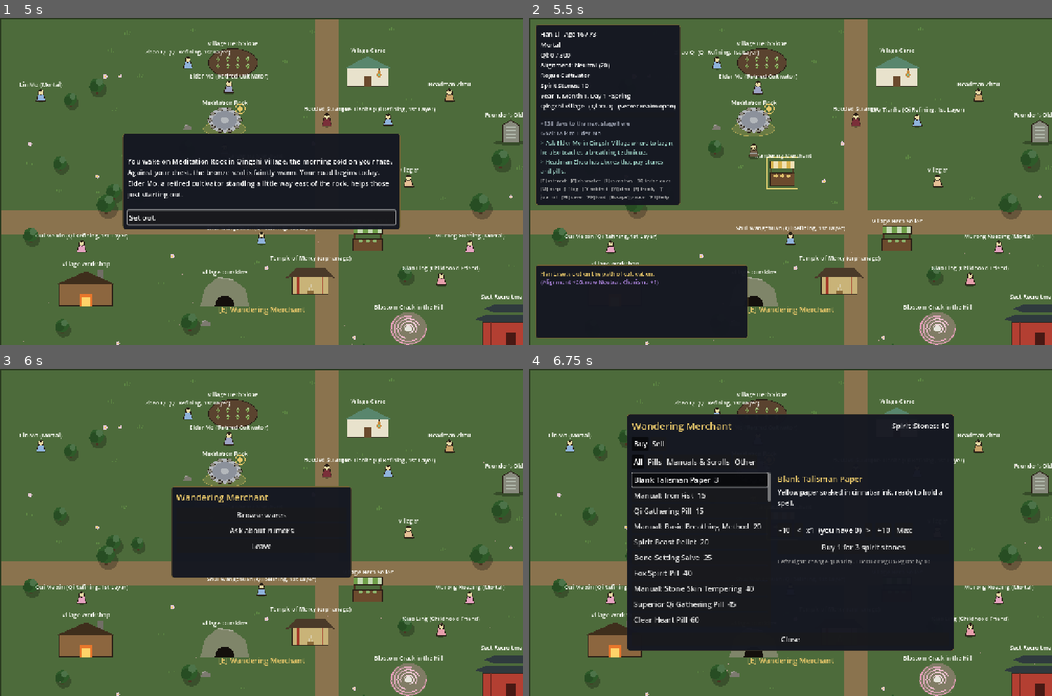
Above: before the commit, frames 1-4 (two rows, left to right).
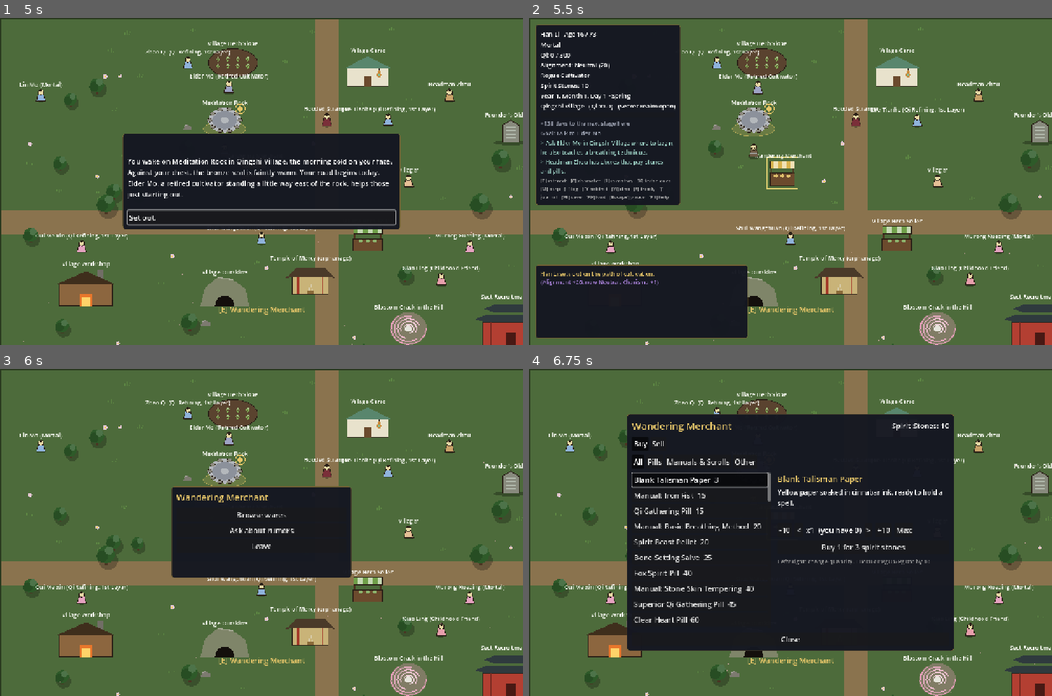
Above: after the commit, the same moments.

Repository: samridghimire/cultivation-game
Game: Godot game, scene res://src/ui/main_menu.tscn
The game is run twice, just before and just after one commit, with the same random seed, the same clock (stepped at 60 frames per second) and the same inputs.
Inputs (mouse positions are in pixels of both pictures, inside the frame that each line leads up to):
- Up to frame 1 (5 s): click "New Game" at 0.5 s; click "Begin" at 1.25 s; click "Reach for it." at 2 s; click "Protect those who cannot prot…" at 2.75 s; click "What are you?" at 3.5 s; click "..." at 4.25 s
- Up to frame 2 (5.5 s): click "Set out." at 5 s
- Up to frame 3 (6 s): tap Enter at 5.75 s; move the mouse to (376, 516) at 5.77 s; hold D (move_right) from 5.78 s (still down); hold E (interact) from 5.78 s (still down); click (376, 516) at 5.92 s
- Up to frame 4 (6.75 s): release D (move_right) at 6.5 s; release E (interact) at 6.5 s; click "Browse wares" at 6.5 s

Frame 1 is identical in both runs. In frame 2, less than 0.1% of the frame differs, in the area x 29-83%, y 10-29%; in frame 3, less than 0.1%, in the area x 27-96%, y 9-67%; in frame 4, less than 0.1%.

Commit message:
[C-018] Match errand label

Diff:
--- a/data/dialogue/alchemist_ye.json
+++ b/data/dialogue/alchemist_ye.json
@@ -10,6 +10,7 @@
         {"label": "Fetch water and tend the fire for her. (3 days)", "next": "tend", "days": 3, "favor": 5, "effects": {"qi": 2000}},
         {"label": "Ask about the sealed hall on the ridge.", "next": "pavilion", "if": {"min_favor": 30}, "show_locked": true},
         {"label": "Ask if she would teach the Soul Infant Pill.", "next": "recipe", "if": {"min_favor": 45, "min_realm": "core_formation", "not_flag": "ye_recipe"}, "show_locked": true},
+        {"label": "Ask about the flawless Soul Infant Pill.", "next": "flawless", "if": {"min_favor": 20}, "show_locked": true},
         {"label": "Ask if she needs anything.", "next": "errand_ask", "if": {"not_flag": "errand_ye_asked"}},
         {"label": "Bring the three Cloud Mist Orchids Ye asked for.", "next": "errand_thanks", "if": {"has_items": {"cl …(199 unchanged characters)…
         {"label": "Leave her to her soup.", "next": "end"}
@@ -20,6 +21,8 @@
       "choices": [{"label": "...", "next": "greet"}]},
     "pavilion": {"text": "'The Skyfall Thunder Pavilion up the ridge? It opens when the storm turns on itself, about every thirty years. A thunder-sage's old hall, full of tempered iron and bad advice. Go in with a full pouch of ward talismans, and eat before you do.'",
       "choices": [{"label": "I will remember.", "next": "greet", "favor": 5}]},
+    "flawless": {"text": "'If you want the flawless Soul Infant Pill, the one with the nine-ringed halo, you will need an alchemist far better than me, a cauldron far better than mine, and patience that has outlived three sects. I made one, once. I still dream of the smell.'",
+      "choices": [{"label": "...", "next": "greet"}]},
     "recipe": {"text": "She wipes her hands, studies you for a long moment, and scrawls a recipe on a jade slip with he …(215 unchanged characters)…
       "choices": [{"label": "Accept the formula with thanks. (7 days)", "next": "greet", "days": 7, "favor": 10, "effects": {"items": {"recipe_nascent_soul_pill": 1}, "set_flag": "ye_recipe"}}]},
     "errand_ask": {"text": "'My cloud mist orchids ran out in the last storm, and the Terraces are a day's climb in lightning that doesn't care about my knees. Three of them, fresh. I'll repay you in leaf-grass that I've been saving. It only grows where lightning has struck twice.'",
--- /dev/null
+++ b/data/dialogue/lord_xuan.json
@@ -0,0 +1,27 @@
+{
+  "id": "lord_xuan",
+  "entries": [
+    {"node": "greet"}
+  ],
+  "nodes": {
+    "greet": {"text": "A tall figure in black sits on a throne built of skulls, each one carved with a name. The Lord does not rise. 'Another small thing climbs my ridge. Speak before I decide what you are useful for.'",
+      "choices": [
+        {"label": "Ask about the skulls.", "next": "skulls"},
+        {"label": "Polish the throne and keep her cup full. (3 days)", "next": "serve", "days": 3, "favor": 5, "effects": {"qi": 3000}},
+        {"label": "Ask what Soul Formation took from her.", "next": "price", "if": {"min_favor": 30}, "show_locked": true},
+        {"label": "Ask what the Lord wants from the living.", "next": "errand_ask", "if": {"not_flag": "errand_xuan_asked"}},
+        {"label": "Bring the Soul Severing Lotus Xuan asked for.", "next": "errand_thanks", "if": {"has_items": {"soul_severing_lotus": 1}, "flag": "errand_xuan_asked", "not_flag": "errand_xuan_done"}, "effects": {"items": {"soul_severing_lotus": -1, "longevity_pill": 1}, "alignment": -20, "set_flag": "errand_xuan_done"}, "favor": 20},
+        {"label": "Back away slowly.", "next": "end"}
+      ]},
+    "skulls": {"text": "'Every rival I outlived. I remember each name; that is why I carve them. The living forget and the dead are too polite to complain, but bone is honest.' The Lord taps the nearest. 'This one begged very well.'",
+      "choices": [{"label": "...", "next": "greet"}]},
+    "serve": {"text": "Half-lidded eyes watch you and say nothing for three days. On the last, a hand tips the cup toward you without looking, and the blood-dark wine burns pleasantly all the way down. Killing intent seeps into your meridians and, strangely, steadies them.",
+      "choices": [{"label": "...", "next": "greet"}]},
+    "price": {"text": "'My name. The one my mother gave me. I cut it away to pass the threshold, and now I only answer to the one I took. Do not look so grave, little one. I would do it again. Anyone who says otherwise has never been afraid of dying.'",
+      "choices": [{"label": "I understand.", "next": "greet", "favor": 5}]},
+    "errand_ask": {"text": "'There is a black lotus that blooms where a death is still deciding to happen. I used to pick them myself. Now I am too well known; they wilt when I approach. Bring me one and I will give you what I took from a man who thought he could live forever.'",
+      "choices": [{"label": "I will find it.", "next": "greet", "effects": {"set_flag": "errand_xuan_asked"}}]},
+    "errand_thanks": {"text": "The Lord cradles the lotus like a newborn, then crushes a single petal against a tongue. The smile is the most frightening thing you have seen all year. 'Good. Take this, and remember who gave it.' A Longevity Pill rolls across the floor of skulls toward you.",
+      "choices": [{"label": "...", "next": "greet"}]}
+  }
+}
--- /dev/null
+++ b/data/dialogue/sage_wen.json
@@ -0,0 +1,27 @@
+{
+  "id": "sage_wen",
+  "entries": [
+    {"node": "greet"}
+  ],
+  "nodes": {
+    "greet": {"text": "An old man in earth-brown robes kneels at a crack in the ridge, pressing the stone shut with two fingers as if closing a wound. 'Mind your step. The mountain is older than my patience, and it has been bleeding since the last war.'",
+      "choices": [
+        {"label": "Ask what he is mending.", "next": "mending"},
+        {"label": "Hold the rubble steady while he works. (3 days)", "next": "hold", "days": 3, "favor": 5, "effects": {"qi": 3000}},
+        {"label": "Ask how a cultivator crosses from Nascent Soul to Soul Formation.", "next": "severing", "if": {"min_favor": 30}, "show_locked": true},
+        {"label": "Ask if he needs anything.", "next": "errand_ask", "if": {"not_flag": "errand_wen_asked"}},
+        {"label": "Bring the two Soul Infant Fruit Wen asked for.", "next": "errand_thanks", "if": {"has_items": {"soul_infant_fruit": 2}, "flag": "errand_wen_asked", "not_flag": "errand_wen_done"}, "effects": {"items": {"soul_infant_fruit": -2, "longevity_pill": 1}, "alignment": 20, "set_flag": "errand_wen_done"}, "favor": 20},
+        {"label": "Leave him to his work.", "next": "end"}
+      ]},
+    "mending": {"text": "'Where the old cultivators fought, the veins of the world were cut. Qi leaks out and beasts grow mad on it. I close what I can. It is slow work. Heaven does not grade it, so I grade it myself, and I am a harsh teacher.'",
+      "choices": [{"label": "...", "next": "greet"}]},
+    "hold": {"text": "The stone is colder than any stone should be and heavier than it looks. When the crack finally seals he sits back and breathes out for what sounds like a century. 'Good hands. Most would have asked what they would be paid.' Mountain-qi settles gently into your bones.",
+      "choices": [{"label": "...", "next": "greet"}]},
+    "severing": {"text": "'You cut away the part of yourself that wants to be remembered. A soul that no longer needs a body can no longer be held by one. It is not a victory; it is a sort of generosity. The Spirit Severing Pill only helps those who already know what they are willing to lose. Know that first.'",
+      "choices": [{"label": "I will think on it.", "next": "greet", "favor": 5}]},
+    "errand_ask": {"text": "'The ridge's old wounds drink fruit-spirit the way the dry earth drinks rain. Two Soul Infant Fruit from the Terraces, left to ripen on the stem, if you can find that much luck. I will not pay you in stones. I have a pill a friend once pressed on me, and no more years to need it.'",
+      "choices": [{"label": "I will search the Terraces.", "next": "greet", "effects": {"set_flag": "errand_wen_asked"}}]},
+    "errand_thanks": {"text": "He turns each fruit over in the light as though it were a sleeping child, then lays them in the crack and the stone closes around them with a sigh. 'Take this. Live a little longer than you planned. The mountain will need more hands.'",
+      "choices": [{"label": "...", "next": "greet"}]}
+  }
+}
--- /dev/null
+++ b/data/dialogue/saint_lan.json
@@ -0,0 +1,21 @@
+{
+  "id": "saint_lan",
+  "entries": [
+    {"node": "greet"}
+  ],
+  "nodes": {
+    "greet": {"text": "A lean man in a threadbare grey coat sits on a boulder at the ridge's edge, an unsheathed sword laid across his knees. He is watching the clouds break against the cliff as if they might say something. 'Sit if you like. I have not decided yet whether I am going to die today.'",
+      "choices": [
+        {"label": "Ask about the sword.", "next": "sword"},
+        {"label": "Sit with him and watch the clouds. (3 days)", "next": "sit", "days": 3, "favor": 5, "effects": {"qi": 3000}},
+        {"label": "Ask what he learned after a thousand years.", "next": "years", "if": {"min_favor": 30}, "show_locked": true},
+        {"label": "Leave him to the clouds.", "next": "end"}
+      ]},
+    "sword": {"text": "'It has no name. I gave the name away to a man who needed it more, and the sword has been quieter since. A blade that does not know what it is called cuts only what it must.'",
+      "choices": [{"label": "...", "next": "greet"}]},
+    "sit": {"text": "Neither of you speaks. On the third evening, the clouds part for the length of a breath, and in that breath you understand something about stillness you cannot put into words. He nods, as though you had said it aloud.",
+      "choices": [{"label": "...", "next": "greet"}]},
+    "years": {"text": "'That the road does not end at the top of a mountain. It ends where you stop being curious about it. Soul Formation is a door, not a throne, and most of the people who reach it sit down in the doorway and call it home.'",
+      "choices": [{"label": "I will remember that.", "next": "greet", "favor": 5}]}
+  }
+}
--- a/data/npcs.json
+++ b/data/npcs.json
@@ -50,7 +50,10 @@
     {"id": "alchemist_ye", "name": "Ye Zhuoran", "title": "Cloud-Walking Alchemist", "region": "myriad_peaks_ridge", "pos": [520, 520], "color": "9ac4b0",
      "gender": "female", "surname": "Ye", "given_name": "Zhuoran",
      "realm": "nascent_soul", "stage": 0, "age_years": 560, "alignment": 20, "roots": {"wood": 70, "fire": 48, "earth": 35},
-     "attributes": {"comprehension": 18, "fortune": 15, "charisma": 13}, "cultivates": true, "diligence": 0.1, "dialogue": "alchemist_ye"}
+     "attributes": {"comprehension": 18, "fortune": 15, "charisma": 13}, "cultivates": true, "diligence": 0.1, "dialogue": "alchemist_ye"},
+    {"id": "lord_xuan", "name": "Xuan Moying", "title": "Hundred-Skull Lord", "region": "myriad_peaks_ridge", "pos": [1400, 520], "color": "3a2a4a", "gender": "male", "surname": "Xuan", "given_name": "Moying", "realm": "soul_formation", "stage": 0, "age_years": 1210, "alignment": -700, "roots": {"fire": 72, "water": 55}, "attributes": {"spirit": 20, "charisma": 14, "fortune": 11}, "cultivates": true, "diligence": 0.1, "dialogue": "lord_xuan"},
+    {"id": "saint_lan", "name": "Lan Zhiyuan", "title": "Wandering Sword-Saint", "region": "myriad_peaks_ridge", "pos": [300, 300], "color": "b8c4d8", "gender": "male", "surname": "Lan", "given_name": "Zhiyuan", "realm": "soul_formation", "stage": 0, "age_years": 980, "alignment": 30, "roots": {"metal": 80, "water": 40}, "attributes": {"comprehension": 19, "spirit": 17, "constitution": 15}, "cultivates": true, "diligence": 0.1, "dialogue": "saint_lan"},
+    {"id": "sage_wen", "name": "Wen Qingxu", "title": "Mountain-Mending Sage", "region": "myriad_peaks_ridge", "pos": [880, 540], "color": "c8d8e8", "gender": "male", "surname": "Wen", "given_name": "Qingxu", "realm": "soul_formation", "stage": 1, "age_years": 1450, "alignment": 480, "roots": {"earth": 78, "metal": 60}, "attributes": {"comprehension": 20, "spirit": 19, "constitution": 14}, "cultivates": true, "diligence": 0.1, "dialogue": "sage_wen"}
   ],
   "errands": [
     {"npc": "elder_mo", "asked_flag": "errand_mo_asked", "done_flag": "errand_mo_done", "text": "Elder Mo asked for 6 Spirit Herbs (the slope above Qingshi Village)."},
@@ -62,6 +65,8 @@
     {"npc": "old_monster_gui", "asked_flag": "errand_gui_asked", "done_flag": "errand_gui_done", "text": "Old Monster Gui asked for 3 Blood Ginseng (Corpse-Lily Bog, Withered Bone Marsh)."},
     {"npc": "alchemist_ye", "asked_flag": "errand_ye_asked", "done_flag": "errand_ye_done", "text": "Ye Zhuoran asked for 3 Cloud Mist Orchids (Thunder-Struck Terraces, Myriad Peaks Ridge)."},
     {"npc": "disciple_bai", "asked_flag": "errand_bai_asked", "done_flag": "errand_bai_done", "text": "Bai Qingwu asked for 3 Nine-Leaf Soul Grass (Cloud-Sea Orchid Terraces, Azure Peak)."},
-    {"npc": "broker_shen", "asked_flag": "errand_shen_asked", "done_flag": "errand_shen_done", "text": "Shen Wuya asked for 2 Star Silver (Meteor Crater Field, Fallen Star Market)."}
+    {"npc": "broker_shen", "asked_flag": "errand_shen_asked", "done_flag": "errand_shen_done", "text": "Shen Wuya asked for 2 Star Silver (Meteor Crater Field, Fallen Star Market)."},
+    {"npc": "sage_wen", "asked_flag": "errand_wen_asked", "done_flag": "errand_wen_done", "text": "Wen Qingxu asked for 2 Soul Infant Fruit (Thunder-Struck Terraces, Myriad Peaks Ridge)."},
+    {"npc": "lord_xuan", "asked_flag": "errand_xuan_asked", "done_flag": "errand_xuan_done", "text": "Xuan Moying asked for a Soul Severing Lotus (it grows only where Nascent Soul cultivators can pick it)."}
   ]
 }
--- a/tests/unit/test_npcs_dialogue.gd
+++ b/tests/unit/test_npcs_dialogue.gd
@@ -223,6 +223,8 @@
 		"alchemist_ye": ["Bring the three Cloud Mist Orchids", {"cloud_mist_orchid": 3}, "errand_ye"],
 		"disciple_bai": ["Bring the three Nine-Leaf Soul Grass", {"nine_leaf_soul_grass": 3}, "errand_bai"],
 		"broker_shen": ["Bring the two Star Silver", {"star_silver": 2}, "errand_shen"],
+		"sage_wen": ["Bring the two Soul Infant Fruit", {"soul_infant_fruit": 2}, "errand_wen"],
+		"lord_xuan": ["Bring the Soul Severing Lotus", {"soul_severing_lotus": 1}, "errand_xuan"],
 	}
 	var npcs := _npcs()
 	for npc_id: String in errands:
